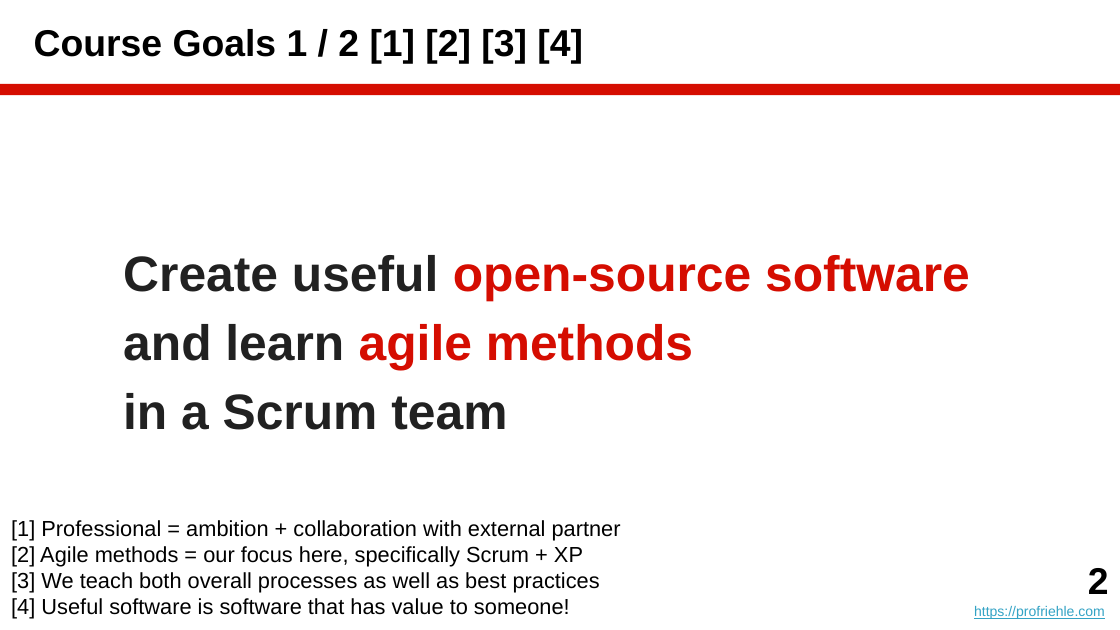
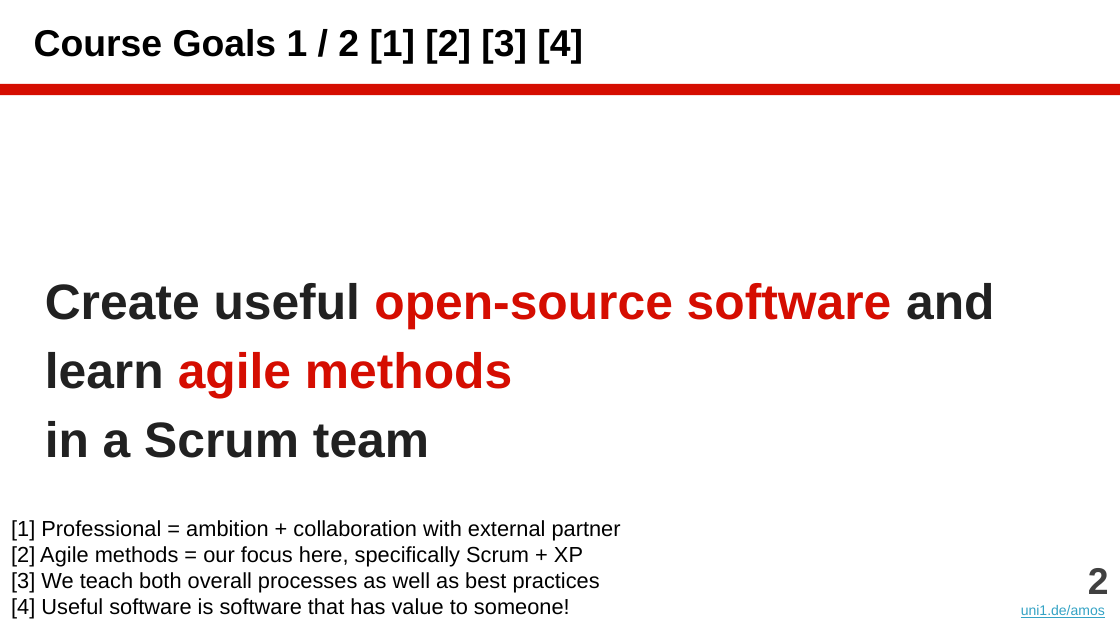
Before and after one commit to dirkriehle/amos-course, a slide deck: slide 2 of Lecture slides/AMOS A01 - Introduction.pptx. Drawn at 1120x630 pixels with LibreOffice and Linux fonts; fonts in the diff are those of the drawing. Boxes give left, top, right and bottom in pixels: in the first picture for what was removed or moved away, otherwise in the second. Text is boxed around its words. In the diff, an @@ line names an element or a change of style, - is before the commit and + after.

```diff
--- a/Lecture slides/AMOS A01 - Introduction.pptx
+++ b/Lecture slides/AMOS A01 - Introduction.pptx
@@ text "Create useful open-source software and ..." rewrapped from box(123, 255, 970, 430) to box(45, 283, 994, 458) @@
@@ text: place and size @@
-text at box(974, 568, 1109, 619)
+text at box(1021, 568, 1109, 618)
@@ text at box(1088, 568, 1109, 594): text colour #000000 to #404040 in "2" @@
@@ text at box(1021, 605, 1105, 618): text changed @@
-https://profriehle.com
+uni1.de/amos
```
Also in this commit, not shown: 24 other slides changed, 1 slide added, 1 slide removed, 15 other files.
